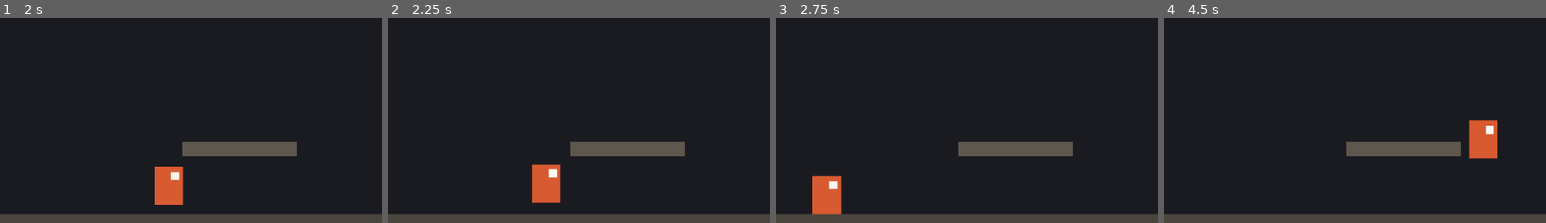
Above: before the commit, frames 1-4 (left to right).
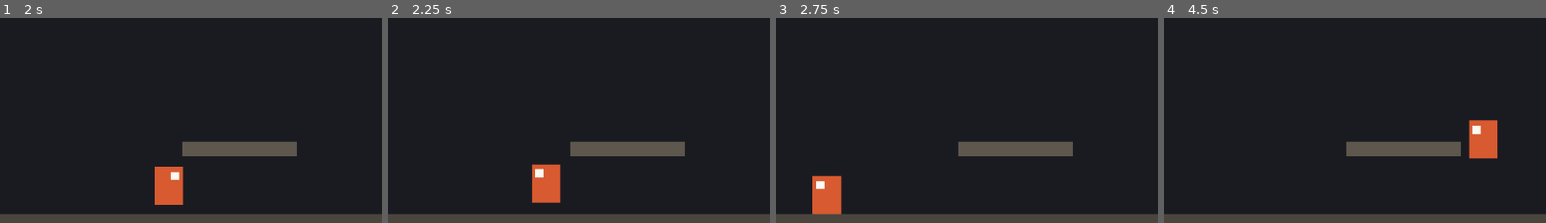
Above: after the commit, the same moments.

Repository: aachean/bailian
Game: Godot game, scene res://scenes/stages/test_room.tscn
The game is run twice, just before and just after one commit, with the same random seed, the same clock (stepped at 60 frames per second) and the same inputs.
Inputs:
- Up to frame 1 (2 s): tap Enter at 0.5 s; hold D (move_right) from 0.53 s (still down); tap Space (jump) at 0.6, 0.77, 1.07, 1.35, 1.52, 1.82 s
- Up to frame 2 (2.25 s): release D (move_right) at 2.03 s; hold A (move_left) from 2.03 s (still down); tap Space (jump) at 2.1 s
- Up to frame 3 (2.75 s): keep holding A (move_left)
- Up to frame 4 (4.5 s): release A (move_left) at 2.78 s; hold D (move_right) 2.78-4.28 s; tap Space (jump) at 2.85, 3.02, 3.32, 3.6, 3.77, 4.07, 4.35 s; hold A (move_left) from 4.28 s (still down)
The pictures show only the part of the screen within x 47-97%, y 44-94%; the shares and areas given below are measured in that part.

Frame 1 is identical in both runs. In frame 2, 0.2% of the frame differs, in the area x 38-45%, y 73-79%; in frame 3, 0.2%; in frame 4, 0.2%.

Commit message:
feat(player): 朝向翻转 + 协作模式改为「AI 写、用户审查」
- player.tscn：新增 Visuals(Node2D) 容器，Body/Face 移入其下
- player.gd：新增 _facing 状态与 _update_facing()，翻转整个 Visuals 容器。
  用成员变量而非直接 signf(velocity.x)，是为了在 velocity.x == 0 时
  保留上一次朝向（signf(0) 会返回 0，导致角色在停下瞬间朝向消失）。
- 交付附带 3 个审查问题（读代码 / 动手调 / 判断设计），答案写进 commit message
- docs 与 README 的分工表同步改为 A · 审查式，并注明这是可逆开关

Diff:
--- a/scenes/characters/player.tscn
+++ b/scenes/characters/player.tscn
@@ -10,7 +10,9 @@
 collision_mask = 4
 script = ExtResource("1_player")
 
-[node name="Body" type="ColorRect" parent="."]
+[node name="Visuals" type="Node2D" parent="."]
+
+[node name="Body" type="ColorRect" parent="Visuals"]
 offset_left = -12.0
 offset_top = -16.0
 offset_right = 12.0
@@ -18,7 +20,7 @@
 mouse_filter = 2
 color = Color(0.847, 0.353, 0.188, 1)
 
-[node name="Face" type="ColorRect" parent="."]
+[node name="Face" type="ColorRect" parent="Visuals"]
 offset_left = 2.0
 offset_top = -12.0
 offset_right = 9.0
--- a/scripts/characters/player.gd
+++ b/scripts/characters/player.gd
@@ -1,5 +1,5 @@
 extends CharacterBody2D
-## 《百炼》玩家角色 —— M1 的第一步：只做「移动 + 跳跃」，不含战斗。
+## 《百炼》玩家角色 —— M1 的第一步：只做「移动 + 跳跃 + 朝向」，不含战斗。
 ##
 ## 设计原则（整个项目都遵守）：
 ##   1. 所有可调数值放在 @export 里，在检查器里直接改、立刻看效果，不要改代码重跑。
@@ -31,11 +31,17 @@
 var _coyote_timer: float = 0.0
 var _jump_buffer_timer: float = 0.0
 
+## 面朝方向：1 = 右，-1 = 左。它是一份"状态"，不是每帧算出来的临时值
+var _facing: int = 1
+
+@onready var _visuals: Node2D = $Visuals
+
 
 func _physics_process(delta: float) -> void:
 	_apply_gravity(delta)
 	_update_jump(delta)
 	_update_horizontal(delta)
+	_update_facing()
 	move_and_slide()
 
 
@@ -74,26 +80,36 @@
 		velocity.x = move_toward(velocity.x, 0.0, decel * delta)
 
 
+func _update_facing() -> void:
+	# 只在真正有横向速度时更新朝向。
+	# 这样"停下来"的那一刻会保留上一次的朝向，而不是弹回默认的右侧。
+	if not is_zero_approx(velocity.x):
+		_facing = 1 if velocity.x > 0.0 else -1
+
+	# 翻转整个 Visuals 容器，而不是逐个去改 Body / Face 的位置。
+	# 目的：M3 把色块换成真正的美术资源时，这里一行都不用改。
+	_visuals.scale.x = float(_facing)
+
+
 # ═══════════════════════════════════════════════════════════════════
-# 你的第一个练习 —— 本轮唯一的任务
+# 你的任务：审查，不是重写
 #
-# 现状：角色身上有两块方块，Body（橙色身体）和 Face（白色小方块，代表"脸"）。
-#       现在不管往哪走，脸都固定在右边，很别扭。
+# 分工约定已调整为「AI 写代码，你审查并修正」。审查不等于扫一眼说"挺好"，
+# 要对下面三个问题给出答案。答不上来就说明这段代码还不属于你 —— 那就来问我。
 #
-# 目标：让"面朝方向"有视觉反馈。
-#   1) 往左走时，Face 应出现在身体左侧；往右走时回到右侧。
-#   2) 只用改 Face 这个子节点的位置（它的位置由 offset_left / offset_right 决定，
-#      你现在拿到的是 Control 类型的 ColorRect）。
-#   3) 判定依据是 velocity.x 的正负，注意还要处理"停下"的情况
-#      —— 停下时应该保持上一次的朝向，而不是弹回默认方向。
+# Q1（读代码）为什么这里要先存一个 _facing 成员变量，
+#    而不是每次直接写 _visuals.scale.x = signf(velocity.x)？
+#    提示：想想 velocity.x 正好等于 0 的那一刻，signf(0) 会返回什么，
+#    以及角色停下时会发生什么。
 #
-# 提示（Godot 4 的 API）：
-#   - 取子节点：$Face
-#   - Control 的水平位置：position.x，或直接改 offset_left / offset_right
-#   - 更省事的做法：给 Face 设一个基准位置，需要翻转时用 -abs() / abs()
+# Q2（动手调）把 max_speed、jump_velocity、fall_gravity_scale 各改一次，
+#    每改一次跑一遍 test_room，用一句话说清"手感变好还是变坏，为什么"。
+#    这三个数值没有标准答案，你需要形成自己的判断 —— 这是策划能力的起点。
 #
-# 做完之后：
-#   1) 在游戏里左右跑一遍，确认脸跟着转
-#   2) git add -A && git commit，message 写清楚你做了什么
-#   3) 把这个注释块删掉，换成你的实现
+# Q3（判断设计）为什么翻转的是 Visuals 这个空节点，
+#    而不是分别去改 Body 和 Face 的 offset？
+#    提示：想想 M3 要换成真正的美术资源（Sprite2D / AnimatedSprite2D）时，
+#    哪种写法不用动代码。
+#
+# 三个答案写进 commit message。想不清楚的直接问，别装懂。
 # ═══════════════════════════════════════════════════════════════════
Not shown, changed: README.md
